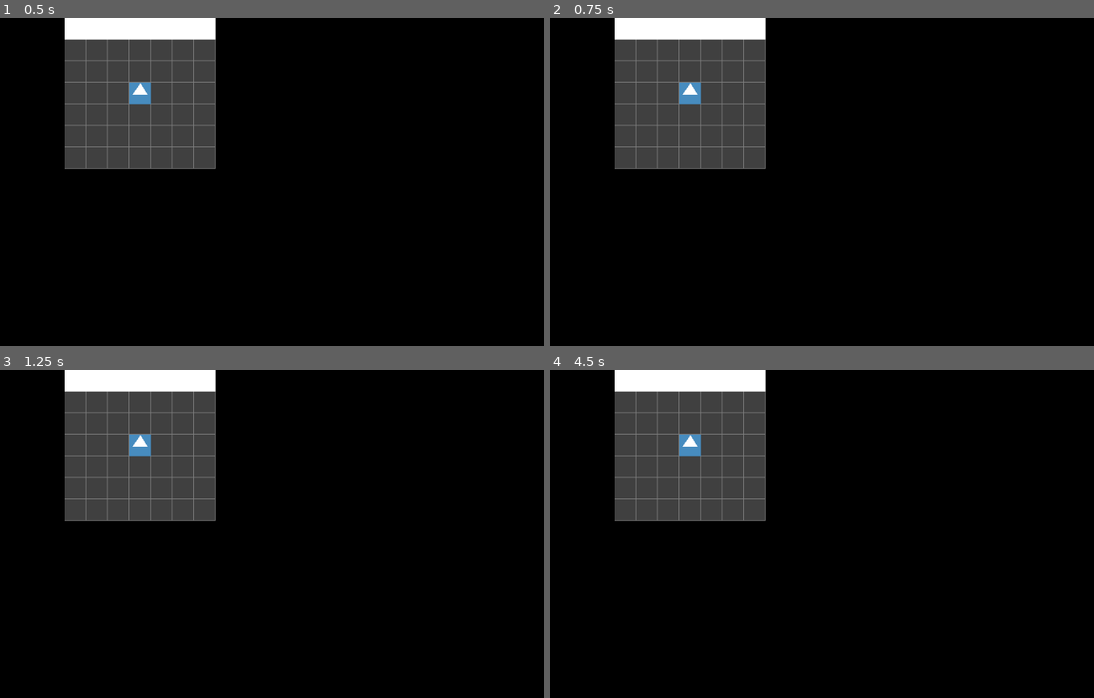
Above: before the commit, frames 1-4 (two rows, left to right).
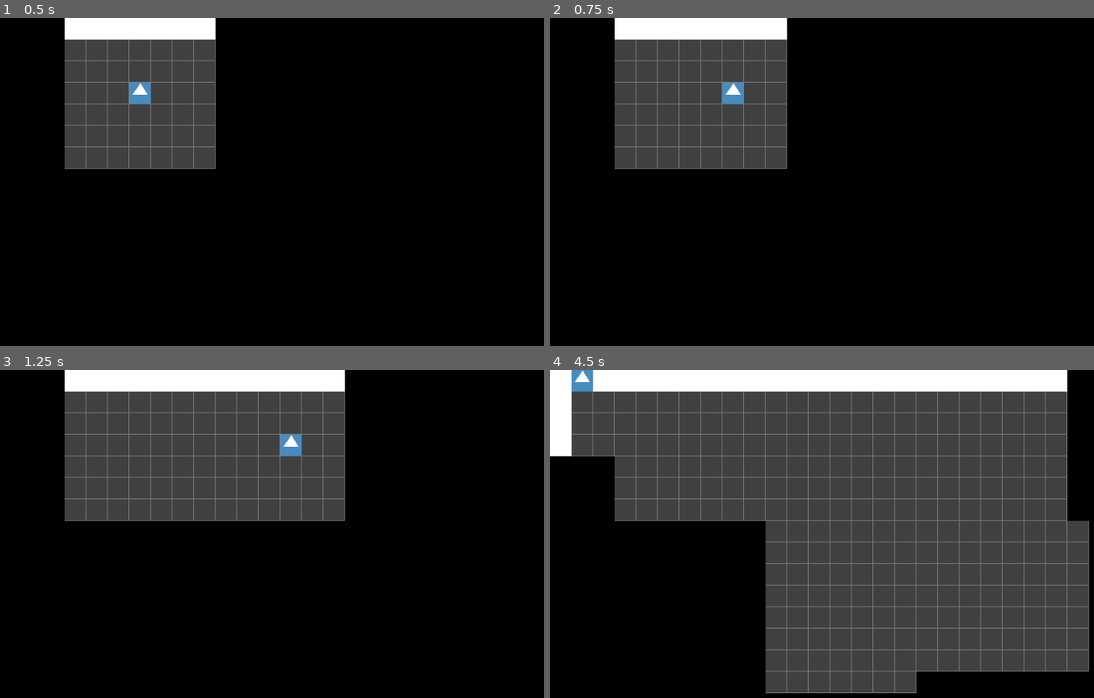
Above: after the commit, the same moments.

Repository: deengames-prototypes/roguelike-base
Game: Godot game, scene res://contexts/core/scenes/NavigateDungeonScene.tscn
Two runs of this game, one before a commit and one after it. Both use one fixed random seed, a clock stepped at 60 frames per second and the inputs below. The engine's default icon, where the game draws it, is replaced by a stand-in: a white triangle on a blue panel in a dark square.
Inputs:
- Up to frame 1 (0.5 s): no input
- Up to frame 2 (0.75 s): tap Enter at 0.5 s; hold Right (ui_right) from 0.53 s (still down)
- Up to frame 3 (1.25 s): keep holding Right (ui_right)
- Up to frame 4 (4.5 s): release Right (ui_right) at 1.28 s; hold Down (ui_down) 1.28-2.03 s; hold Right (ui_right) 2.03-2.78 s; hold Up (ui_up) 2.78-3.53 s; hold Left (ui_left) from 3.53 s (still down)

Frame 1 is identical in both runs. In frame 2, 2.4% of the frame differs, in the area x 23-44%, y 0-47%; in frame 3, 11%; in frame 4, 58%, in the area x 0-100%, y 0-99%.

Commit message:
Movement works, horrible bug aside.

Diff:
--- a/source/contexts/core/scenes/navigate_dungeon_scene.gd
+++ b/source/contexts/core/scenes/navigate_dungeon_scene.gd
@@ -29,10 +29,15 @@
 	# TODO: move out
 	_generate_dungeon()
 
+	# Systems
+	add_child(PlayerMovementSystem.new(_tile_data, _entity_data, _player))
+
+	# UI
 	_populate_tiles()
 	_populate_entities()
 	_defogger.remove_fog()
 
+	# Events
 	CoreEventBus.player_moved.connect(func(): _defogger.remove_fog())
 
 func _generate_dungeon() -> void:
--- a/source/contexts/core/scripts/systems/player_movement_system.gd
+++ b/source/contexts/core/scripts/systems/player_movement_system.gd
@@ -20,7 +20,7 @@
 	_entity_data.set_at(coordinates, _player)
 
 	var tween = get_tree().create_tween()
-	tween.tween_property(_player, "position", coordinates, 1)
+	tween.tween_property(_player, "position", Vector2(coordinates) * 32, 0.1)
 	tween.finished.connect(func(): CoreEventBus.player_moved.emit())
 
 func can_move(coordinates:Vector2i) -> bool:
@@ -31,4 +31,21 @@
 		return false # occupied
 
 	var tile_name = _tile_data.get_at(coordinates)
+	########## TODO: DELETE
+	if typeof(tile_name) != TYPE_STRING:
+		push_error("Herp derp: tile name at %s is %s" % [coordinates, tile_name])
+		return true
+
 	return "ground" in tile_name
+
+func _process(_delta: float) -> void:
+	var movement = Input.get_vector("ui_left", "ui_right", "ui_up", "ui_down", 0.2)
+
+	if movement.x == 0 and movement.y == 0:
+		return
+
+	var player_tile = Vector2i(_player.position / 32)
+	if movement.x != 0:
+		move(player_tile + (Vector2i.LEFT if movement.x < 0 else Vector2i.RIGHT))
+	elif movement.y != 0:
+		move(player_tile + (Vector2i.UP if movement.y < 0 else Vector2i.DOWN))
